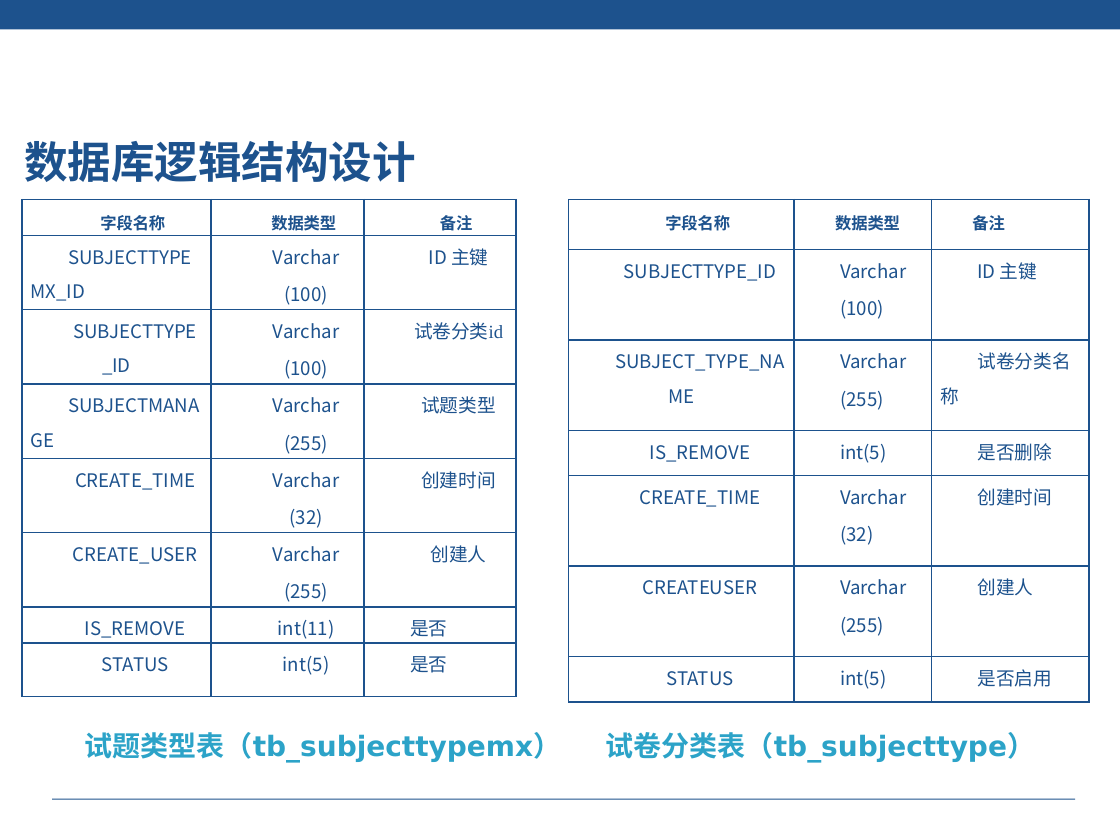
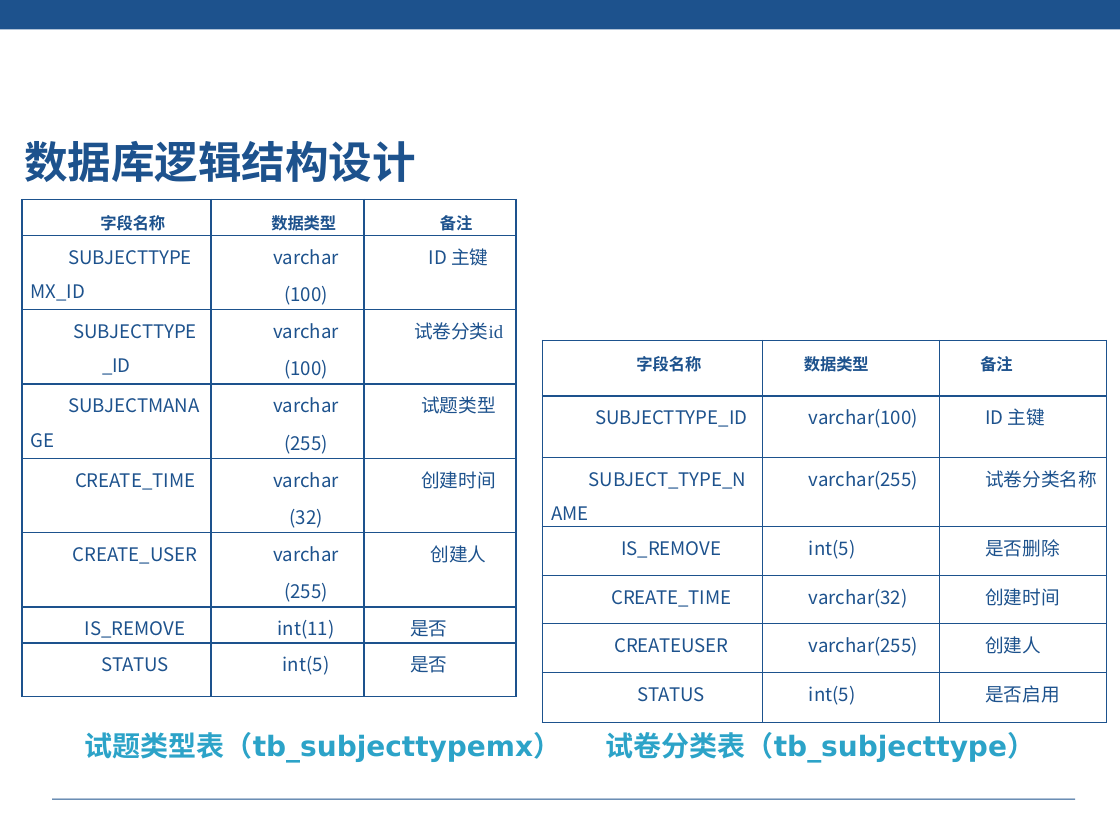
Before and after one commit to liuyanhao/hrAdmin, a slide deck: slide 27 of doc/刘熙财 -82- 答辩PPT.pptx (slide 25 before the commit). Drawn at 1120x840 pixels with LibreOffice and Linux fonts; fonts in the diff are those of the drawing; background and template pictures are left out. Boxes give left, top, right and bottom in pixels: in the first picture for what was removed or moved away, otherwise in the second. Text is boxed around its words. In the diff, an @@ line names an element or a change of style, - is before the commit and + after.

```diff
--- a/doc/刘熙财 -82- 答辩PPT.pptx
+++ b/doc/刘熙财 -82- 答辩PPT.pptx
@@ table at (22, 199, 517, 697) @@
-row 2, column 2: Varchar / (100)
+row 2, column 2: varchar / (100)
-row 3, column 2: Varchar / (100)
+row 3, column 2: varchar / (100)
-row 4, column 2: Varchar / (255)
+row 4, column 2: varchar / (255)
-row 5, column 2: Varchar / (32)
+row 5, column 2: varchar / (32)
-row 6, column 2: Varchar / (255)
+row 6, column 2: varchar / (255)
@@ table at (542, 340, 1107, 709) @@
-row 2, column 2: Varchar / (100)
+row 2, column 2: varchar(100)
-row 3, column 2: Varchar / (255)
+row 3, column 2: varchar(255)
-row 5, column 2: Varchar / (32)
+row 5, column 2: varchar(32)
-row 6, column 2: Varchar / (255)
+row 6, column 2: varchar(255)
@@ alignment centre to left @@
@@ table: place and size @@
-table at (569, 199, 1090, 702)
+table at (542, 340, 1107, 709)
```
Also in this commit, not shown: 17 other slides changed, 19 slides added, 1 slide removed, 2 other files.
